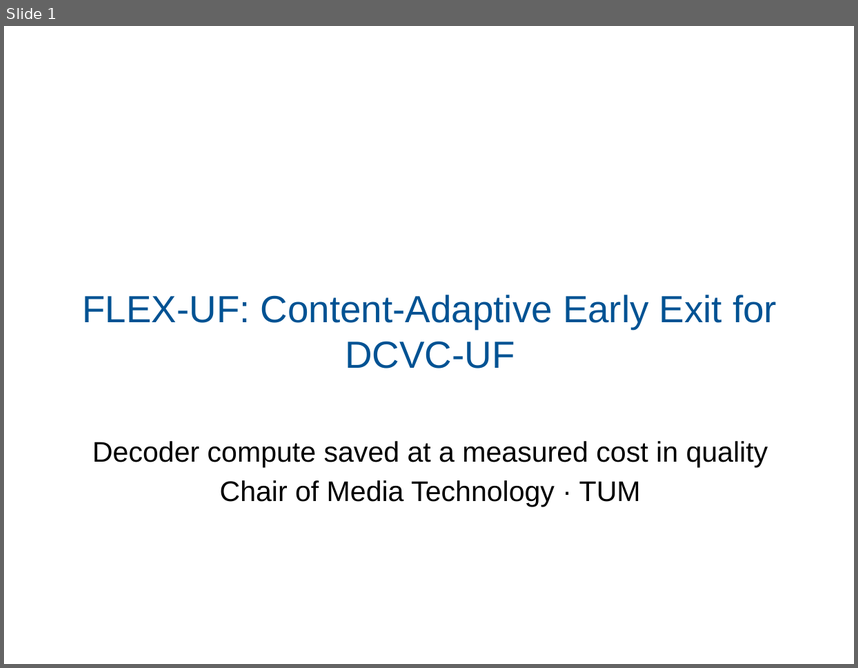
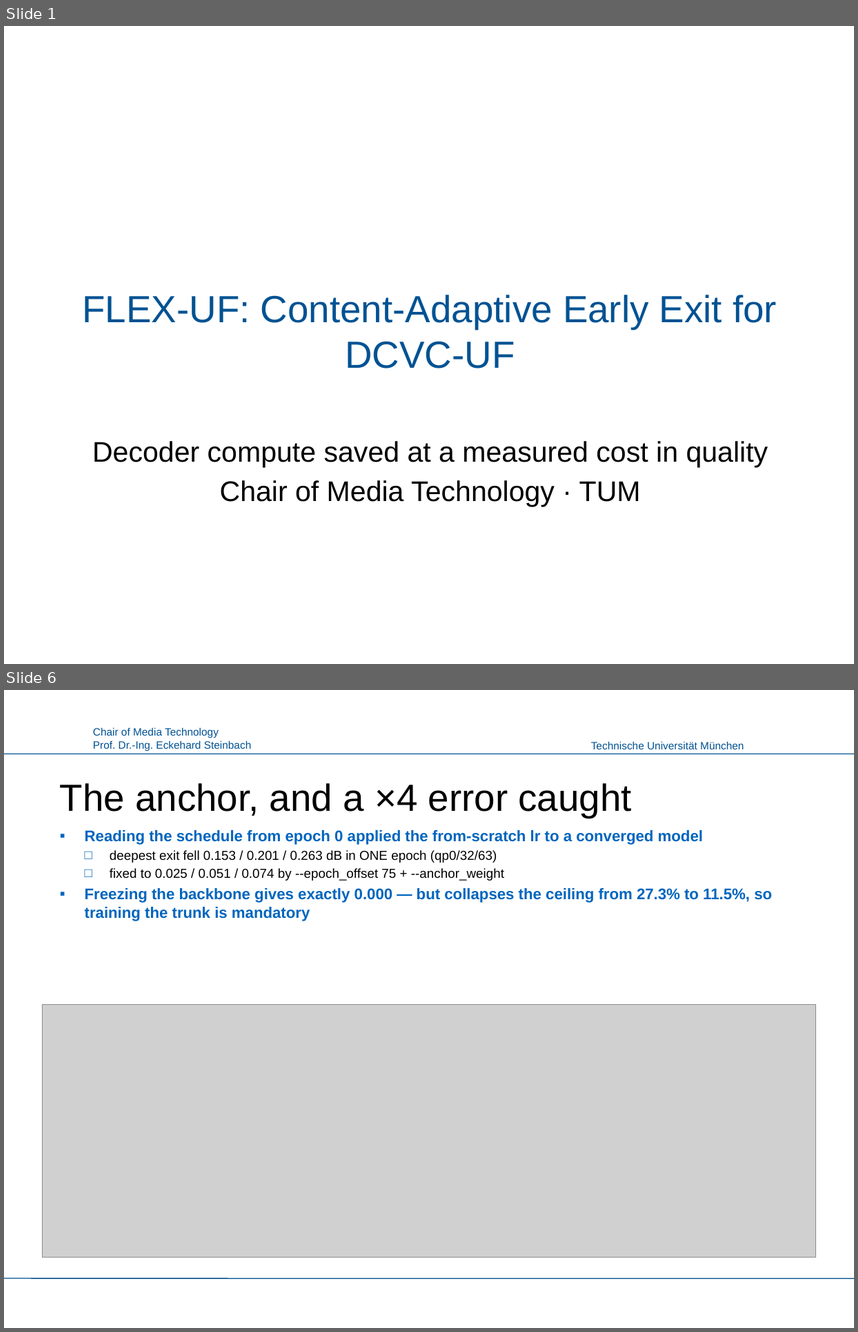
Before and after one commit to canerim/FLEX-FLOP, a slide deck: paper/FLEX-UF_LMT.pptx. Shown one above the other, each under a label of ours: slide 1 before the commit, slides 1 and 6 after it; the slides between them are not shown. The pictures are 858x668 and 858x1332 pixels, drawn with LibreOffice and Linux fonts; fonts in the diff are those of the drawing; grey boxes stand for pictures; background and template pictures are left out. Boxes give left, top, right and bottom in pixels: in the first picture for what was removed or moved away, otherwise in the second. Text is boxed around its words. In the diff, an @@ line names an element or a change of style, - is before the commit and + after.

```diff
--- a/paper/FLEX-UF_LMT.pptx
+++ b/paper/FLEX-UF_LMT.pptx
@@ slide 6 added at [4, 690, 854, 1328], background #FFFFFF @@
@@ text added at [93, 727, 252, 751], 9 pt, text #005293 @@
+Chair of Media Technology
+Prof. Dr.-Ing. Eckehard Steinbach
@@ text added at [591, 741, 744, 749], 9 pt, text #005293 @@
+Technische Universität München
@@ line added from (4, 753) to (854, 753), #005293 0.75 pt @@
@@ title added at [60, 783, 631, 818], 32 pt, text #000000 @@
+The anchor, and a ×4 error caught
@@ text added at [85, 830, 772, 921], 13 pt, text #0065BD, bold @@
+▪ Reading the schedule from epoch 0 applied the from-scratch lr to a converged model
+  □ deepest exit fell 0.153 / 0.201 / 0.263 dB in ONE epoch (qp0/32/63)
+  □ fixed to 0.025 / 0.051 / 0.074 by --epoch_offset 75 + --anchor_weight
+▪ Freezing the backbone gives exactly 0.000 — but collapses the ceiling from 27.3% to 11.5%, so training the trunk is mandatory
@@ picture added at [42, 1005, 816, 1257] @@
@@ line added from (4, 1279) to (854, 1279), #005293 0.75 pt @@
```
Also in this commit, not shown: 5 slides changed, 5 other slides added, 6 slides removed, 3 other files.
